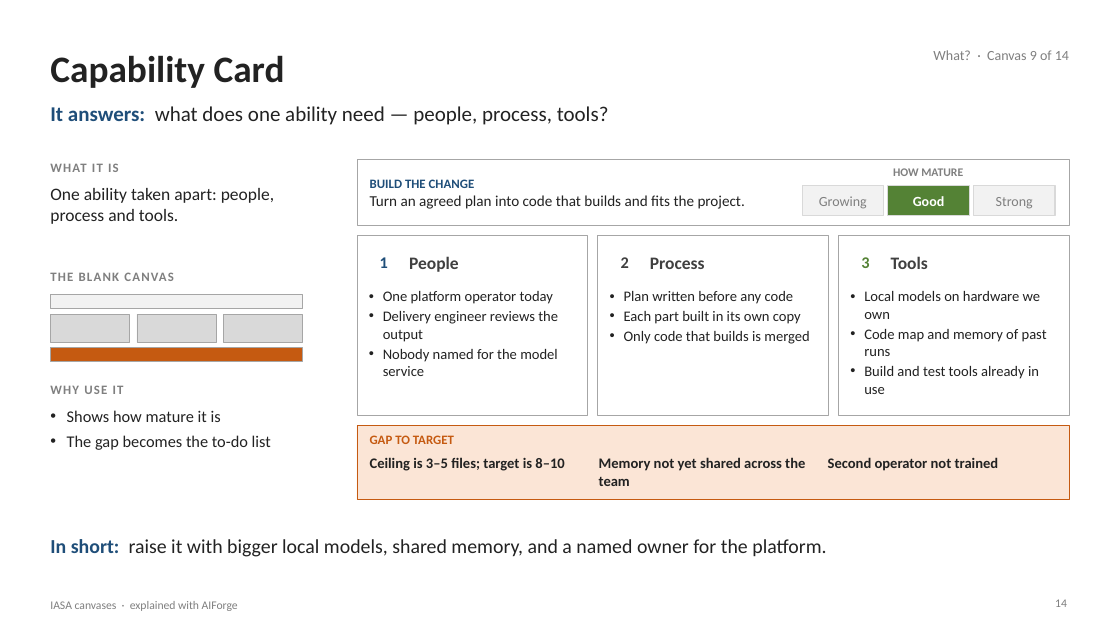
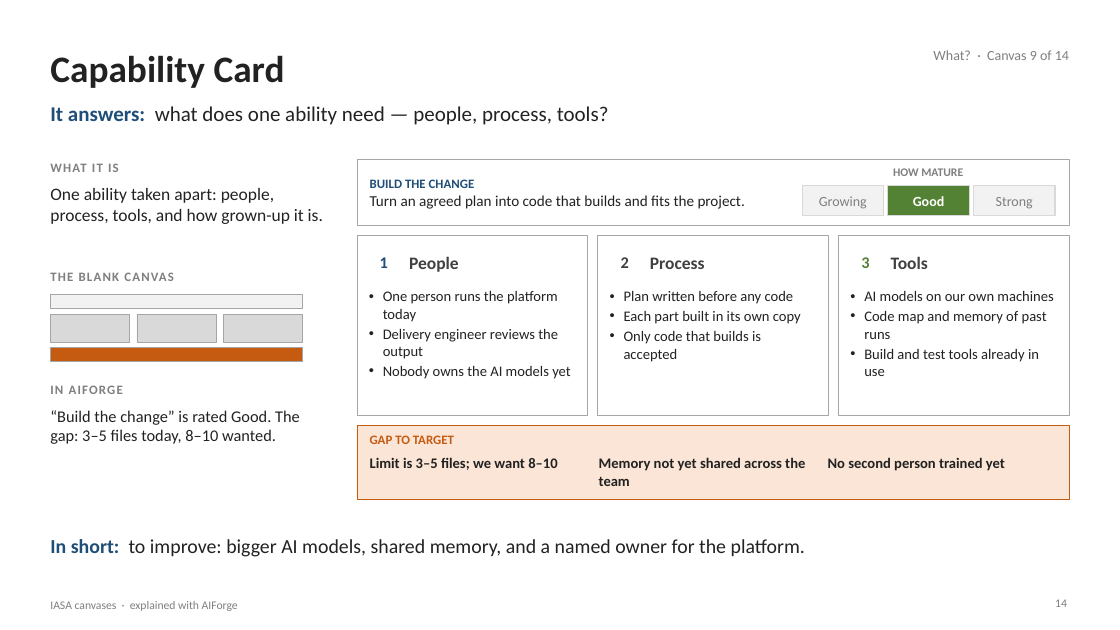
Before and after one commit to Manikanta-Reddy-Pasala/tools, a slide deck: slide 14 of course/iasa-aiforge/IASA-Canvases-with-AIForge.pptx. Drawn at 1120x630 pixels with LibreOffice and Linux fonts; fonts in the diff are those of the drawing. Boxes give left, top, right and bottom in pixels: in the first picture for what was removed or moved away, otherwise in the second. Text is boxed around its words. In the diff, an @@ line names an element or a change of style, - is before the commit and + after.

```diff
--- a/course/iasa-aiforge/IASA-Canvases-with-AIForge.pptx
+++ b/course/iasa-aiforge/IASA-Canvases-with-AIForge.pptx
@@ text at <box>50,188,323,224</box>: text changed @@
-One ability taken apart: people, process and tools.
+One ability taken apart: people, process, tools, and how grown-up it is.
@@ text at <box>383,291,558,322</box>: text changed @@
-• One platform operator today
+• One person runs the platform today
@@ text at <box>864,291,1053,301</box>: text changed @@
-• Local models on hardware we own
+• AI models on our own machines
@@ text at <box>624,331,761,362</box>: text changed @@
-• Only code that builds is merged
+• Only code that builds is accepted
@@ text at <box>50,385,123,394</box>: text changed @@
-WHY USE IT
+IN AIFORGE
@@ text at <box>383,366,570,379</box>: text changed @@
-• Nobody named for the model service
+• Nobody owns the AI models yet
@@ text at <box>50,410,300,444</box>: text changed @@
-• Shows how mature it is
-• The gap becomes the to-do list
+“Build the change” is rated Good. The gap: 3–5 files today, 8–10 wanted.
@@ text at <box>370,457,557,470</box>: text changed @@
-Ceiling is 3–5 files; target is 8–10
+Limit is 3–5 files; we want 8–10
@@ text at <box>828,457,1005,471</box>: text changed @@
-Second operator not trained
+No second person trained yet
@@ text at <box>50,539,805,557</box>: text changed @@
-In short: raise it with bigger local models, shared memory, and a named owner for the platform.
+In short: to improve: bigger AI models, shared memory, and a named owner for the platform.
```
Also in this commit, not shown: 16 other slides changed, 2 other files.
